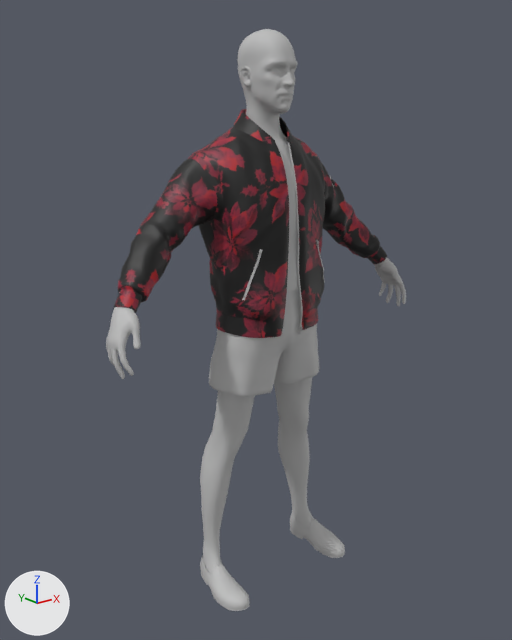
The FBX model Assets/Models/mr_int_m_justin/mr_int_m_justin_pose.fbx, before and after one commit.
Camera for both pictures: a camera (50 mm lens) standing at (-1.414, -1.734, 1.612) and looking at (-0.023, 0.005, 0.917). Arrows for +X, +Y and +Z are at lower left; the lights stay in place. Where no turn or scale is listed for an object, it has been applied to the vertices.

The first picture shows 'body', 'jacket', 'pants', 'shoes'.
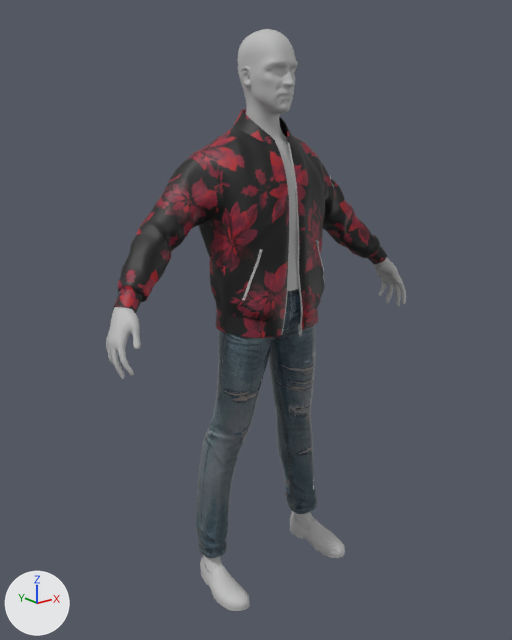
What changed in the scene script:
```text
Add img_m_jeans_n_jpg:
    img_m_jeans_n_jpg = load_image('m_jeans_n.jpg', 'm_jeans_n.jpg', 2048, 2048, 'Non-Color')
Add img_m_jeans_d_jpg:
    img_m_jeans_d_jpg = load_image('m_jeans_d.jpg', 'm_jeans_d.jpg', 2048, 2048, 'sRGB')
Add mat_stingraypbs1:
    mat_stingraypbs1 = bpy.data.materials.new('StingrayPBS1')
    # uses the picture img_m_jeans_d_jpg
    # uses the picture img_m_jeans_n_jpg
Add me_mesh_003_1:
    me_mesh_003_1.from_pydata(...)  # 878 vertices, 854 faces; spans x -0.253..0.253, y -0.144..0.103, z 0.1..1.09
    me_mesh_003_1.materials.append(mat_stingraypbs1)
Remove ob_pants:
    ob_pants = bpy.data.objects.new('pants', me_mesh)
    ob_pants.location = (0.0, 0.0, 0.0)
Add ob_m_jeans:
    ob_m_jeans = bpy.data.objects.new('m_jeans', me_mesh_003_1)
    ob_m_jeans.location = (0.0, 0.0, 0.0)
```

Location of each change, (x1, y1, x2, y2) in pixels of the pictures (512 x 640 px):
'm_jeans', added: after (195, 288, 317, 558)
'pants', deleted: before (209, 288, 320, 397)
